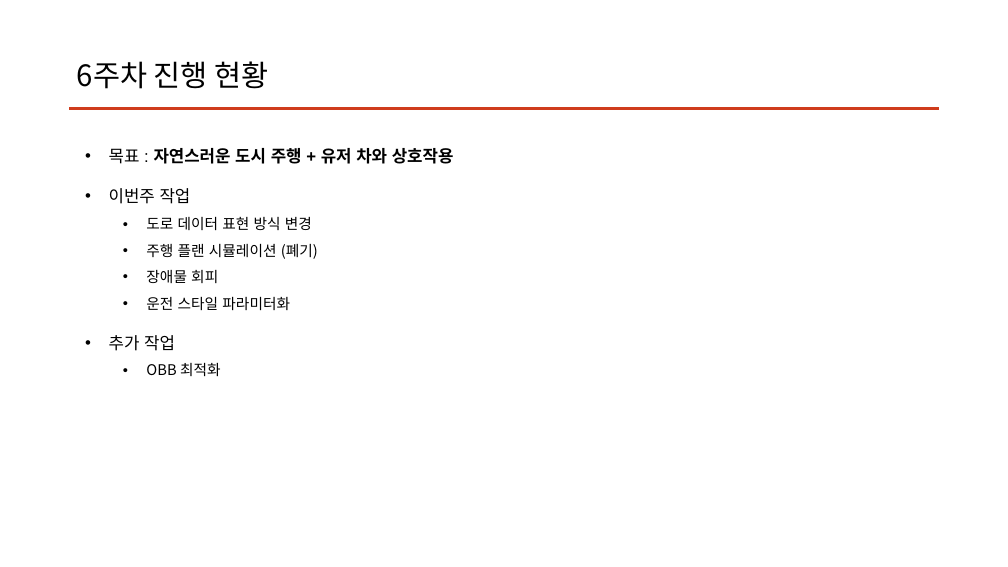
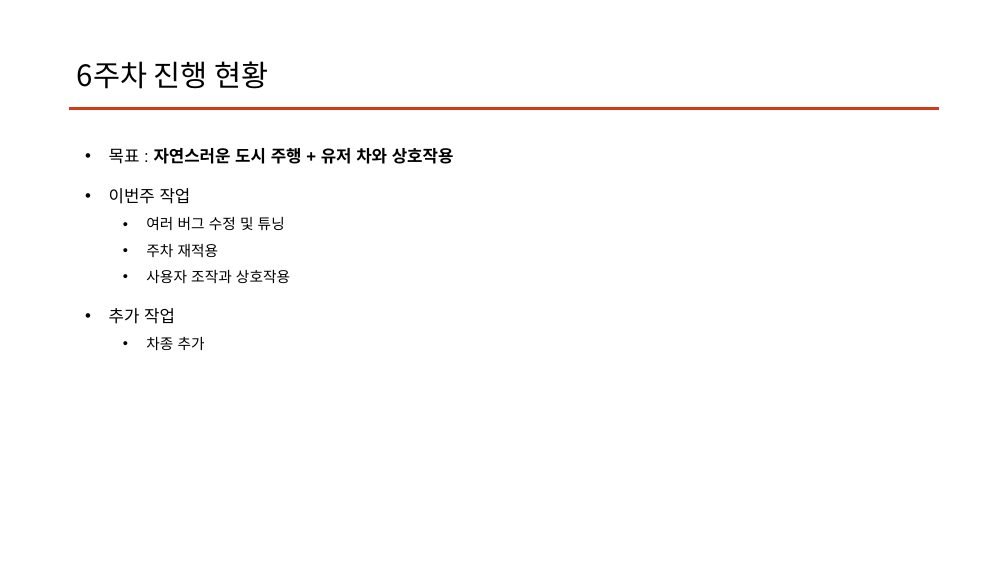
Before and after one commit to clwmrndl92/PA26-Car-Road-AI-Sim, a slide deck: slide 2 of Report/6주차.pptx. Drawn at 1008x567 pixels with LibreOffice and Linux fonts; fonts in the diff are those of the drawing. Boxes give left, top, right and bottom in pixels: in the first picture for what was removed or moved away, otherwise in the second. Text is boxed around its words. In the diff, an @@ line names an element or a change of style, - is before the commit and + after.

Commit message:
회사 주차장 추가

```diff
--- a/Report/6주차.pptx
+++ b/Report/6주차.pptx
@@ text at (146,217,290,283): text changed @@
-  • 도로 데이터 표현 방식 변경
-  • 주행 플랜 시뮬레이션 (폐기)
-  • 장애물 회피
-  • 운전 스타일 파라미터화
+  • 여러 버그 수정 및 튜닝
+  • 주차 재적용
+  • 사용자 조작과 상호작용
@@ text at (146,337,205,350): text changed; font Noto Sans CJK KR to Arial @@
-  • OBB 최적화
+  • 차종 추가
```
Also in this commit, not shown: 1 other slide changed, 4 slides added, 7 other files.
